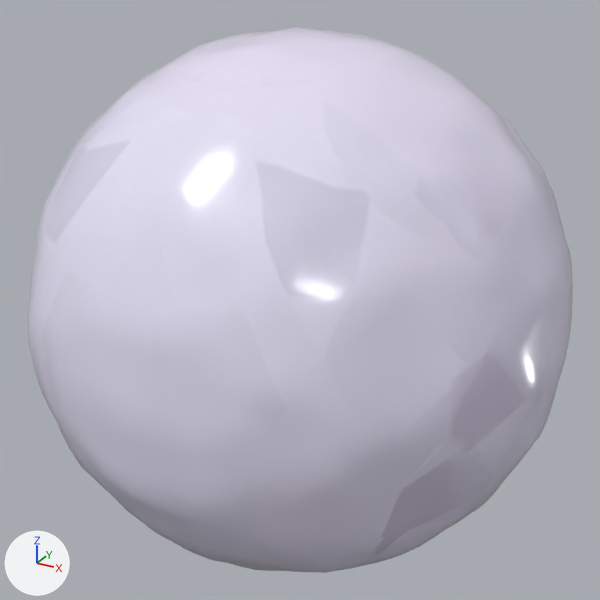
One commit to the glTF model public/models/relics/stone_of_vitality_v1.glb: the scene before it, then after it.
Both versions are drawn from a 50 mm lens placed at (1.345, -2.451, 1.226), pointed at (-0.003, 0.001, 0.0). Arrows for +X, +Y and +Z are at lower left; the lights stay in place. The first picture is the older version.
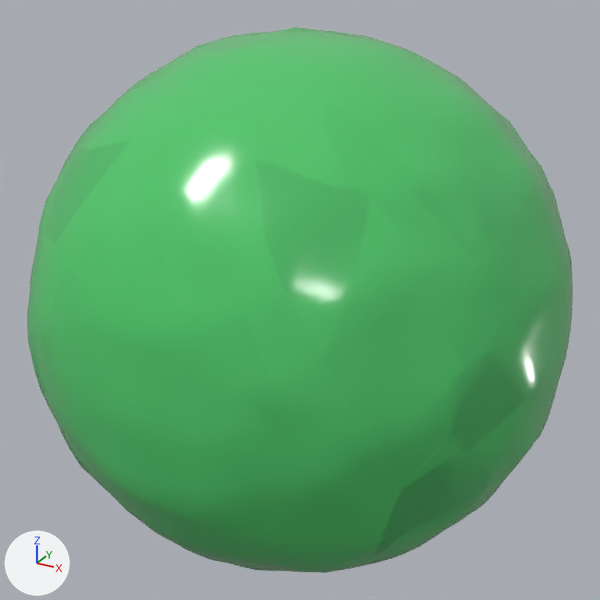
Location of each change, [x1, y1, x2, y2] in pixels of the pictures (600 x 600 px):
```json
{"object": "Mesh_0", "change": "recoloured", "before": [27, 27, 573, 573], "after": [27, 27, 573, 573], "on screen": "white to green"}
```

Edits to the scene script, one JSON object a line:
```json
{"op": "add", "block": "mat_material_0", "code": "n7 = _N.new('ShaderNodeMix'); n7.name = 'Mix'"}
{"op": "add", "block": "mat_material_0", "code": "n7.data_type = 'RGBA'"}
{"op": "add", "block": "mat_material_0", "code": "n7.blend_type = 'MULTIPLY'"}
{"op": "add", "block": "mat_material_0", "code": "n7.inputs[0].default_value = 1.0  # 'Factor'"}
{"op": "add", "block": "mat_material_0", "code": "n7.inputs[7].default_value = (0.1, 0.75, 0.16, 1.0)  # 'B', green #59e16f"}
{"block": "mat_material_0", "where": "n2 = _N.new('ShaderNodeTexImage'); n2.name = 'Image Texture'"}
{"block": "mat_material_0", "where": "n0 = _N.new('ShaderNodeBsdfPrincipled'); n0.name = 'Principled BSDF'"}
{"op": "remove", "block": "mat_material_0", "code": "_L.new(n2.outputs[0], n0.inputs[0])  # 'Color' to 'Base Color'"}
{"op": "add", "block": "mat_material_0", "code": "_L.new(n7.outputs[2], n0.inputs[0])  # 'Result' to 'Base Color'"}
{"op": "add", "block": "mat_material_0", "code": "_L.new(n2.outputs[0], n7.inputs[6])  # 'Color' to 'A'"}
```
